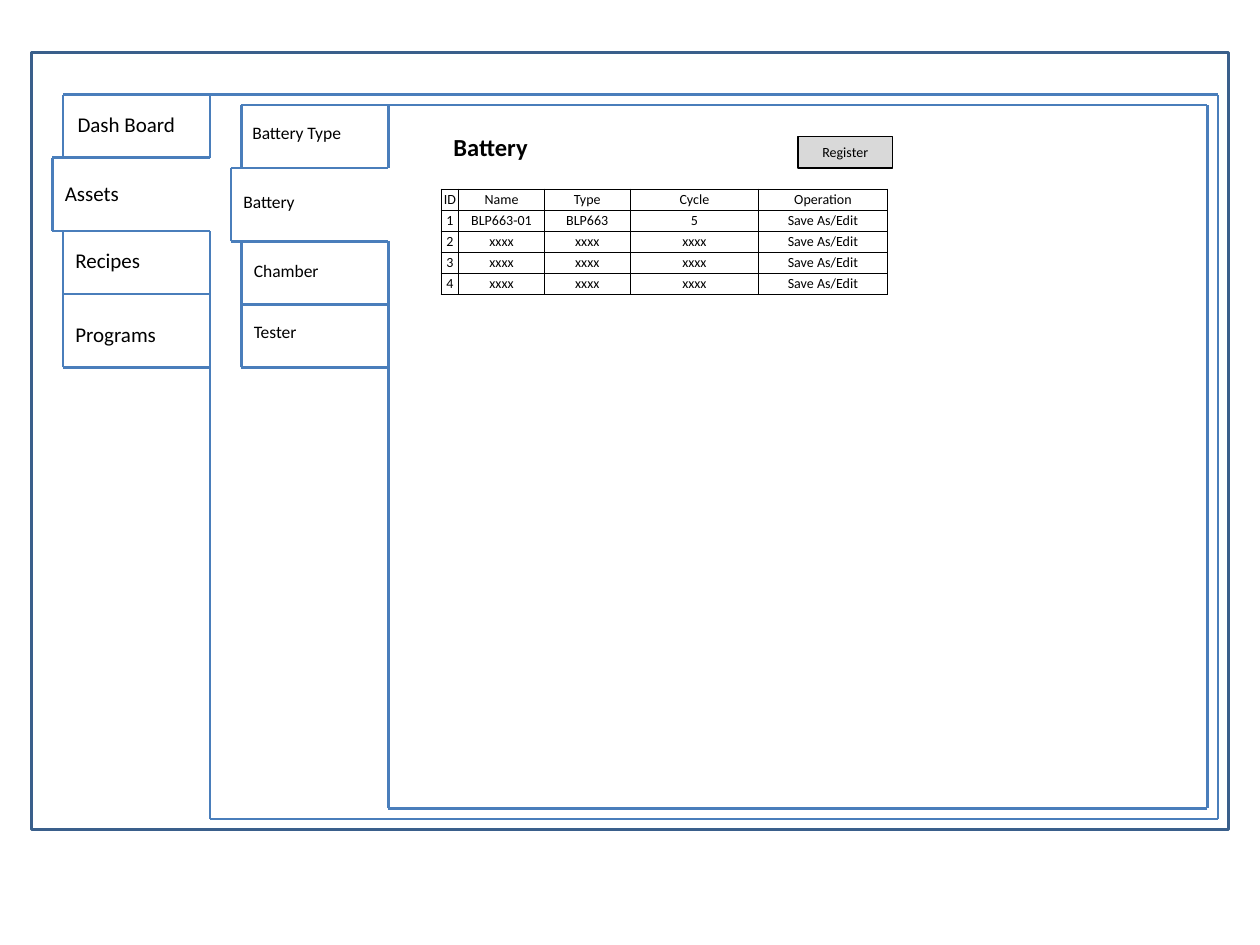
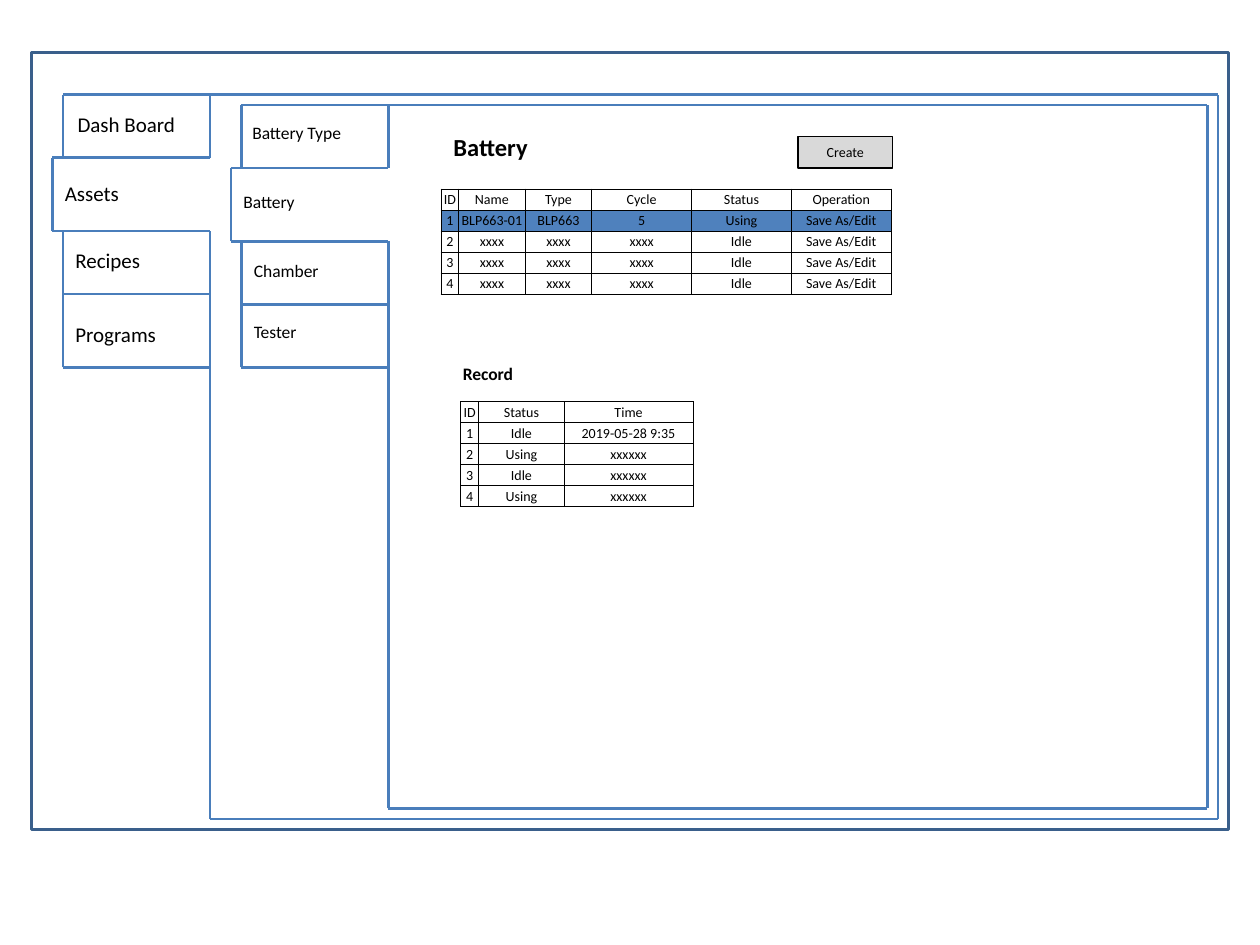
Before and after one commit to happylennychen/BCLabManager, a slide deck: slide 10 of Doc/UI Design.pptx. Drawn at 1260x945 pixels with LibreOffice and Linux fonts; fonts in the diff are those of the drawing. Boxes give left, top, right and bottom in pixels: in the first picture for what was removed or moved away, otherwise in the second. Text is boxed around its words. In the diff, an @@ line names an element or a change of style, - is before the commit and + after.

```diff
--- a/Doc/UI Design.pptx
+++ b/Doc/UI Design.pptx
@@ text in rectangle at (827,148,864,157): text changed @@
-Register
+Create
@@ table at (441,189,891,294) @@
+column 5: Status | Using | Idle | Idle | Idle
@@ table: place and size @@
-table at (441,189,887,294)
+table at (441,189,891,294)
@@ text added at (463,367,513,380), 10 pt, text #000000, bold @@
+Record
@@ table added at (461,402,693,508), 5 rows, 3 columns @@
+ID | Status | Time
+1 | Idle | 2019-05-28 9:35
+2 | Using | xxxxxx
+3 | Idle | xxxxxx
+4 | Using | xxxxxx
```
Also in this commit, not shown: 11 other slides changed, 7 slides added, 5 other files.
